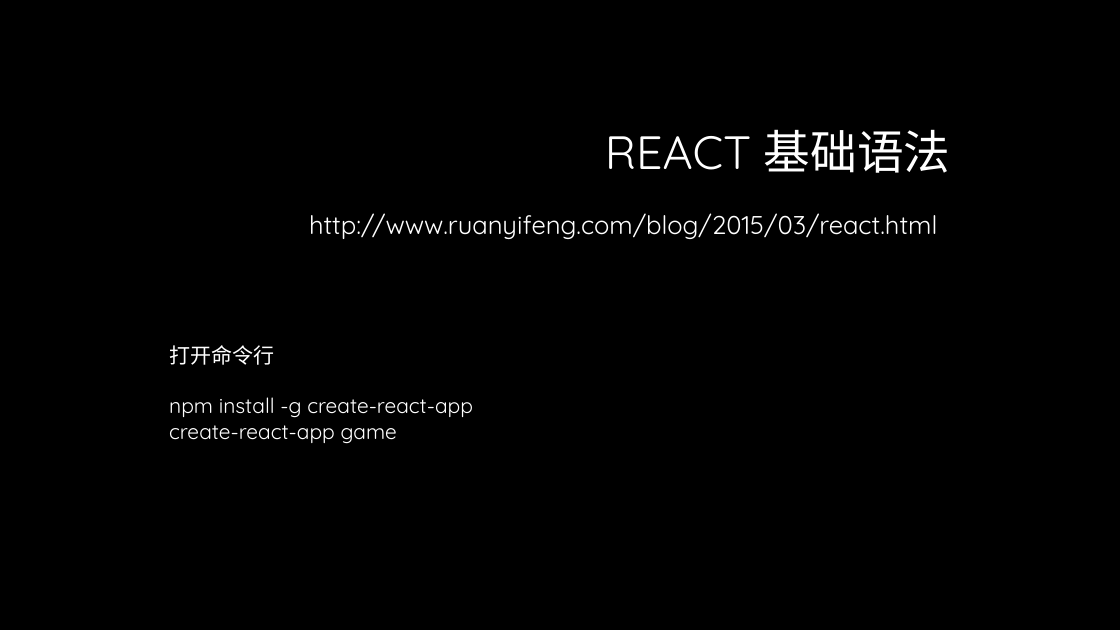
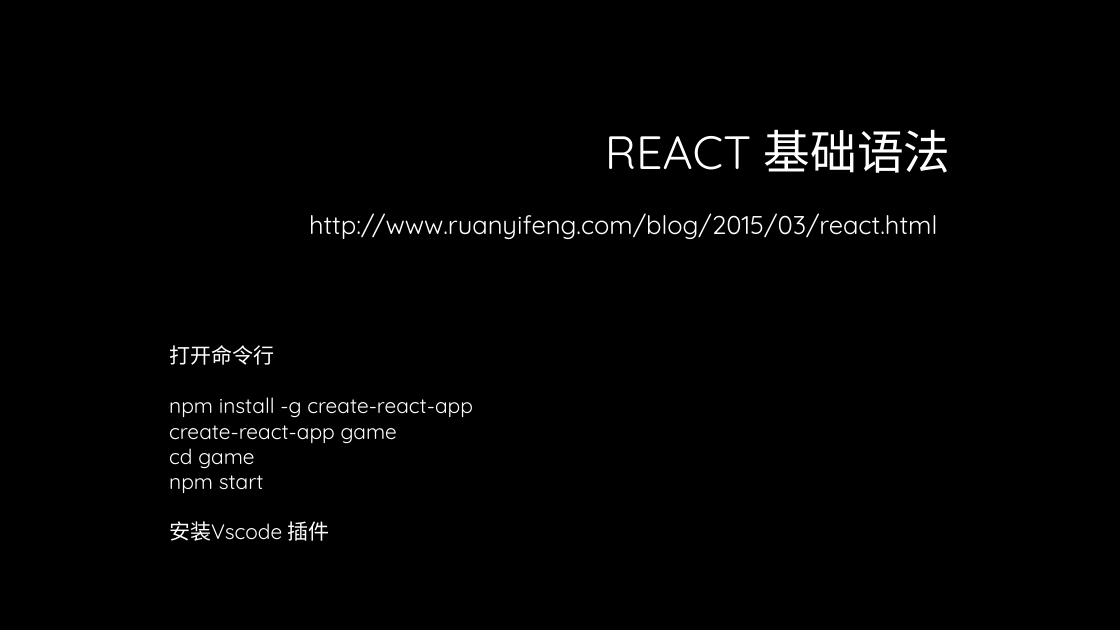
Before and after one commit to lee813/ECVFrontend, a slide deck: slide 35 of 前端课程.pptx (slide 34 before the commit). Drawn at 1120x630 pixels with LibreOffice and Linux fonts; fonts in the diff are those of the drawing; background and template pictures are left out. Boxes give left, top, right and bottom in pixels: in the first picture for what was removed or moved away, otherwise in the second. Text is boxed around its words. In the diff, an @@ line names an element or a change of style, - is before the commit and + after.

```diff
--- a/前端课程.pptx
+++ b/前端课程.pptx
@@ text at (x1=169, y1=448, x2=330, y2=541): paragraphs added @@
+cd game
+npm start
+安装Vscode 插件
```
Also in this commit, not shown: 1 other slide changed, 2 slides added, 14 other files.
